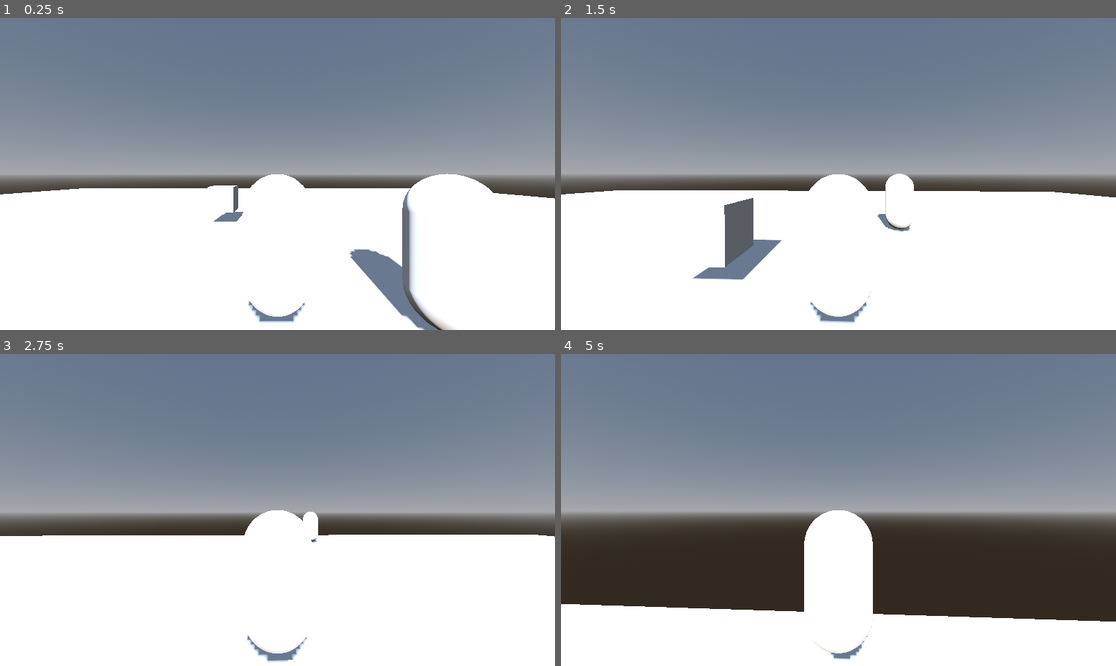
Above: before the commit, frames 1-4 (two rows, left to right).
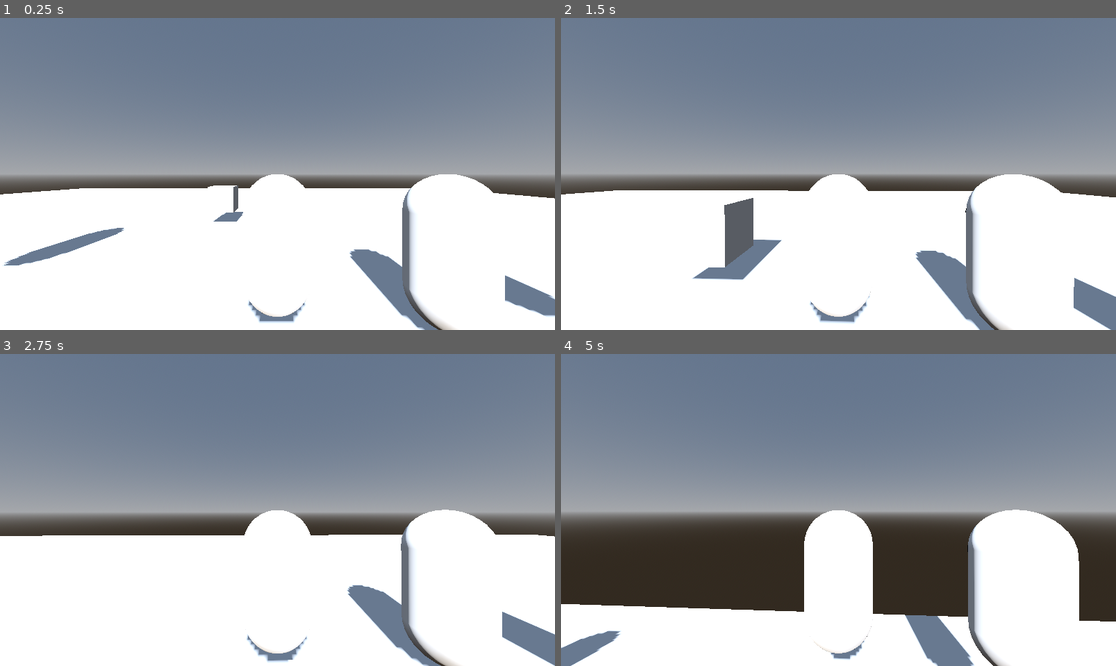
Above: after the commit, the same moments.

Repository: olddine/prueba-godot-2
Game: Godot game, scene res://scene/main.tscn
Two runs of this game, one before a commit and one after it. Both use one fixed random seed, a clock stepped at 60 frames per second and the inputs below.
Inputs (mouse positions are in pixels of both pictures, inside the frame that each line leads up to):
- Up to frame 1 (0.25 s): no input
- Up to frame 2 (1.5 s): tap Enter (ui_accept) at 0.5, 0.77 s; move the mouse to (866, 174) at 0.52 s; hold W (ui_up) from 0.53 s (still down); move the mouse to (810, 174) at 1.27 s
- Up to frame 3 (2.75 s): keep holding W (ui_up); tap Enter (ui_accept) at 1.52 s; move the mouse to (288, 503) at 2.02 s
- Up to frame 4 (5 s): keep holding W (ui_up); move the mouse to (832, 516) at 2.77 s; tap Enter (ui_accept) at 3.02, 3.77, 4.52 s; move the mouse to (877, 513) at 3.52 s; move the mouse to (794, 506) at 4.27 s

The runs differ from the first frame. In frame 1, 1.4% of the frame differs, in the area x 0-100%, y 49-100%; in frame 2, 3.8%; in frame 3, 4.2%; in frame 4, 8.4%, in the area x 0-94%, y 49-100%.

Commit message:
de nuevo?

Diff:
--- a/GDSCOOL 3D GODOT 4/scene/main.tscn
+++ b/GDSCOOL 3D GODOT 4/scene/main.tscn
@@ -54,5 +54,14 @@
 [node name="player" parent="." instance=ExtResource("2_04gi3")]
 transform = Transform3D(1, 0, 0, 0, 1, 0, 0, 0, 1, 2.21418, 1.17205, 0.351657)
 
-[node name="player" parent="player" instance=ExtResource("2_04gi3")]
-transform = Transform3D(1, 0, 0, 0, 1, 0, 0, 0, 1, 2.21418, -0.106748, 0.351657)
+[node name="player2" parent="." instance=ExtResource("2_04gi3")]
+transform = Transform3D(1, 0, 0, 0, 1, 0, 0, 0, 1, 4.42836, 1.0653, 0.703314)
+
+[node name="player3" parent="." instance=ExtResource("2_04gi3")]
+transform = Transform3D(1, 0, 0, 0, 1, 0, 0, 0, 1, 6.23357, 2.1306, 1.40663)
+
+[node name="player4" parent="." instance=ExtResource("2_04gi3")]
+transform = Transform3D(1, 0, 0, 0, 1, 0, 0, 0, 1, -3.62152, 4.26121, 2.81326)
+
+[node name="player5" parent="." instance=ExtResource("2_04gi3")]
+transform = Transform3D(1, 0, 0, 0, 1, 0, 0, 0, 1, 8.72416, 6.39181, 4.21988)
